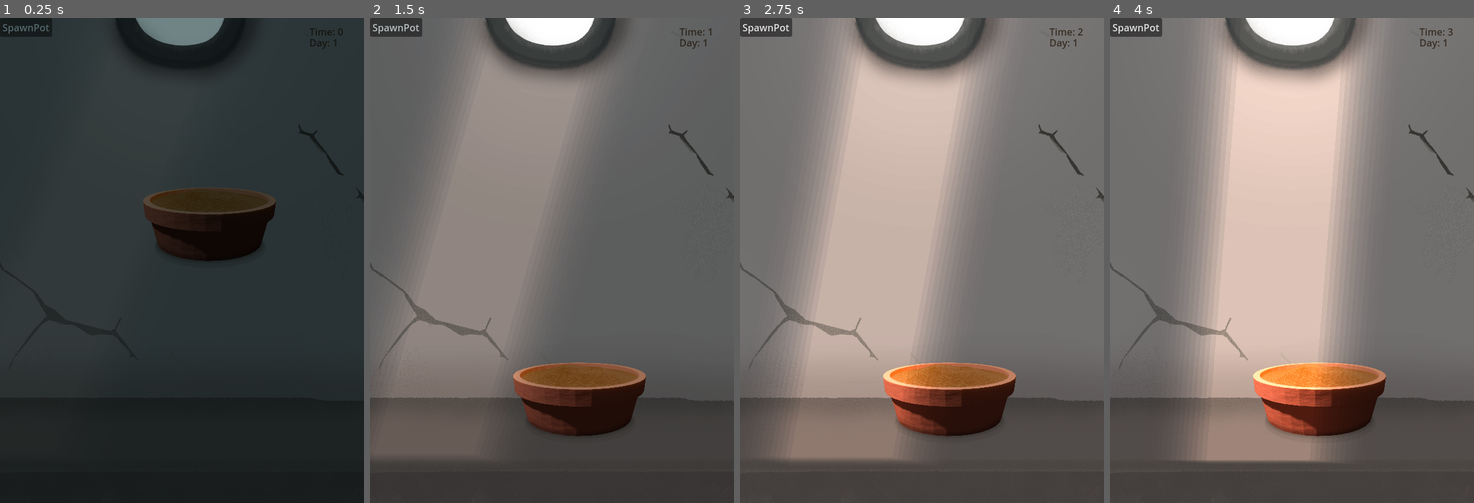
Above: before the commit, frames 1-4 (left to right).
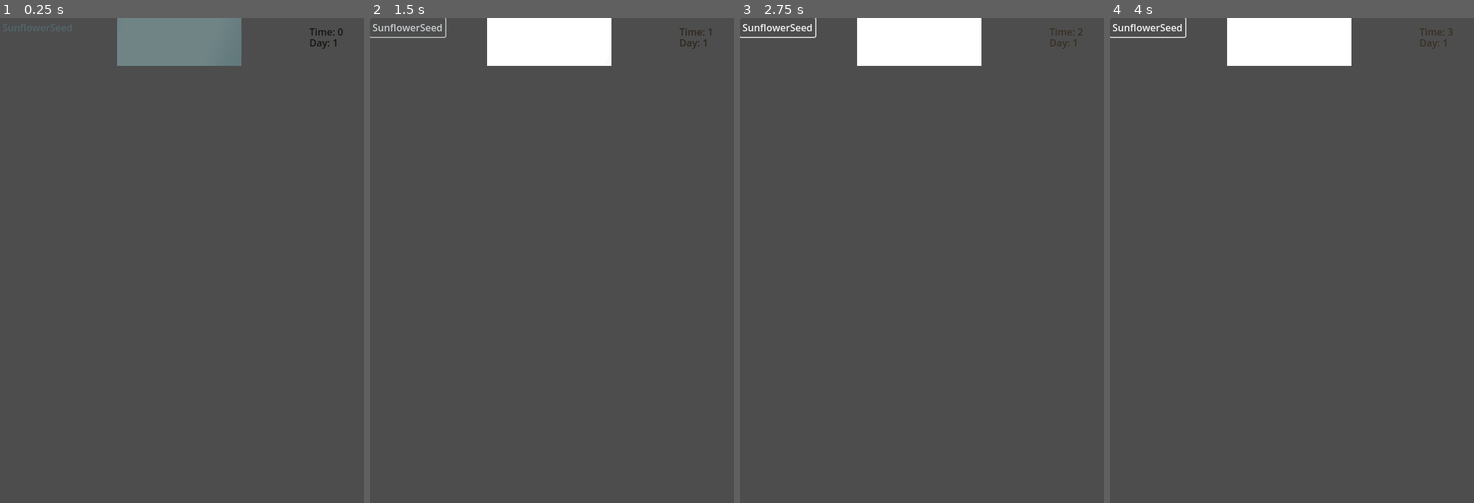
Above: after the commit, the same moments.

Repository: acropolis914/Flower-Rack
Game: Godot game, scene res://Scripts/Main.tscn
Same seed, same stepped clock (60 frames per second), same inputs: the game is played once before the commit and once after it.
Inputs (mouse positions are in pixels of both pictures, inside the frame that each line leads up to):
- Up to frame 1 (0.25 s): no input
- Up to frame 2 (1.5 s): click (395, 27) at 0.5 s, where only the run before the commit has a clickable "SpawnPot"; click (406, 27) at 1.25 s, where only the run after the commit has a clickable "SunflowerSeed"
- Up to frame 3 (2.75 s): click (765, 27) at 2 s, where only the run before the commit has a clickable "SpawnPot"
- Up to frame 4 (4 s): click (1146, 27) at 2.75 s, where only the run after the commit has a clickable "SunflowerSeed"; click (1135, 27) at 3.5 s, where only the run before the commit has a clickable "SpawnPot"

The runs differ from the first frame. In frame 1, 96% of the frame differs, in the area x 0-100%, y 0-100%; in frame 2, 48%; in frame 3, 82%; in frame 4, 80%.
Error after the commit: Parse Error: Could not find type "Plant" in the current scope. (res://Scripts/Pot.gd:83)

Commit message:
added class plant bit misleading I have forgotten what I am doing and I didnt commit mych now I'm fucked

Diff:
--- a/Scripts/Main.gd
+++ b/Scripts/Main.gd
@@ -1,7 +1,7 @@
 extends Node2D
 
 var screen_size
-var day_counter= 1
+var day_counter = 0
 var daytime = true
 var day_length = 10
 var night_length = 15
@@ -10,15 +10,22 @@
 
 var time = 0
 
+@export var seed_button: PackedScene
 @export var pot : PackedScene
 
 func _ready():
 	screen_size = get_viewport_rect().size
 	$DayTimer.set_wait_time(day_length)
 	$DayTimer.start()
+
 	var pot_instance = pot.instantiate()
-	pot_instance.position= Vector2(randi_range(0,screen_size.x),randi_range(0,screen_size.y))
+	pot_instance.position= Vector2(randi_range(0,screen_size.x),randi_range(0,screen_size.y-70))
 	add_child(pot_instance)
+
+	var pot_instance2 = pot.instantiate()
+	pot_instance2.position= Vector2(randi_range(0,screen_size.x),randi_range(0,screen_size.y-70))
+	add_child(pot_instance2)
+
 	var tween = create_tween()
 	tween.tween_property($NightFilter, "color", Color.WHITE, 2)
 	$WindowLight.color = Color.html("ffffff")
@@ -39,11 +46,11 @@
 	$TimeLabel.show()
 
 
-
 func _on_button_pressed():
 	var pot_instance = pot.instantiate()
 	pot_instance.position= Vector2(randi_range(0,screen_size.x),randi_range(0,screen_size.y))
 	add_child(pot_instance)
+
 
 
 func _on_day_timer_timeout():
@@ -71,3 +78,16 @@
 	tween.tween_property($NightFilter, "color", Color.WHITE, 2)
 	var tween_window = create_tween()
 	tween_window.tween_property($WindowLight, "color", Color.html("#ffffff"), 3)
+
+
+
+
+func _on_tabletop_body_entered(body):
+	if body.has_method("drop"):
+		body.drop()
+
+
+func _on_sunflower_pressed():
+	var seed_instance = seed_button.instantiate()
+	seed_instance.position= get_global_mouse_position()
+	add_child(seed_instance)
--- a/Scripts/Main.tscn
+++ b/Scripts/Main.tscn
@@ -1,32 +1,39 @@
-[gd_scene load_steps=7 format=3 uid="uid://ulhcjrecw6cu"]
+[gd_scene load_steps=9 format=3 uid="uid://ulhcjrecw6cu"]
 
 [ext_resource type="Script" path="res://Scripts/Main.gd" id="1_vnitf"]
 [ext_resource type="PackedScene" uid="uid://jwiagnrnjrmf" path="res://Scripts/Pot.tscn" id="2_fgks8"]
+[ext_resource type="PackedScene" uid="uid://bscxirsleadin" path="res://Scripts/Seed.tscn" id="2_g2wa7"]
 [ext_resource type="Texture2D" uid="uid://bhjfr04joavhk" path="res://Images/Background.png" id="3_qjw5m"]
-
-[sub_resource type="PhysicsMaterial" id="PhysicsMaterial_75il7"]
+[ext_resource type="AudioStream" uid="uid://73v5lrku1455" path="res://Audio/Audio_Always_Loaded.069.ogg" id="4_ho067"]
+[ext_resource type="Texture2D" uid="uid://cmo7whkcta5l5" path="res://Images/background2.png" id="5_5cnwm"]
 
 [sub_resource type="RectangleShape2D" id="RectangleShape2D_y6li4"]
-size = Vector2(1301, 113)
+size = Vector2(1301, 10)
 
 [sub_resource type="OccluderPolygon2D" id="OccluderPolygon2D_6ws5m"]
 polygon = PackedVector2Array(-73, 0, -73, -20, -298, -21, -300, 3, -251.936, 2.36481)
 
 [node name="Main" type="Node2D"]
 script = ExtResource("1_vnitf")
+seed_button = ExtResource("2_g2wa7")
 pot = ExtResource("2_fgks8")
 
-[node name="Button" type="Button" parent="."]
-z_index = 3
-offset_right = 8.0
-offset_bottom = 8.0
-text = "SpawnPot"
+[node name="tabletop" type="Area2D" parent="."]
+
+[node name="CollisionShape2D" type="CollisionShape2D" parent="tabletop"]
+position = Vector2(300, 701)
+shape = SubResource("RectangleShape2D_y6li4")
 
 [node name="Table2" type="StaticBody2D" parent="."]
-physics_material_override = SubResource("PhysicsMaterial_75il7")
+position = Vector2(0, -10)
 
-[node name="CollisionShape2D" type="CollisionShape2D" parent="Table2"]
-position = Vector2(306, 744.5)
+[node name="Table" type="LightOccluder2D" parent="Table2"]
+position = Vector2(1285, 745)
+scale = Vector2(5.145, 0.58)
+occluder = SubResource("OccluderPolygon2D_6ws5m")
+
+[node name="CollisionShape2D2" type="CollisionShape2D" parent="Table2"]
+position = Vector2(306, 740)
 shape = SubResource("RectangleShape2D_y6li4")
 
 [node name="DayTimer" type="Timer" parent="."]
@@ -42,11 +49,21 @@
 wait_time = 30.0
 one_shot = true
 
-[node name="TextureRect" type="TextureRect" parent="."]
+[node name="TextureRect_old" type="TextureRect" parent="."]
+visible = false
 z_index = -1
 offset_right = 40.0
 offset_bottom = 40.0
 texture = ExtResource("3_qjw5m")
+
+[node name="TextureRect" type="TextureRect" parent="."]
+z_index = -1
+offset_left = -1.0
+offset_top = -173.0
+offset_right = 1880.0
+offset_bottom = 1036.0
+texture = ExtResource("5_5cnwm")
+stretch_mode = 4
 
 [node name="Light" type="DirectionalLight2D" parent="."]
 position = Vector2(300, 0)
@@ -92,11 +109,17 @@
 offset_bottom = 79.0
 color = Color(0.152941, 0.192157, 0.321569, 1)
 
-[node name="Table" type="LightOccluder2D" parent="."]
-position = Vector2(1285, 745)
-scale = Vector2(5.145, 0.58)
-occluder = SubResource("OccluderPolygon2D_6ws5m")
+[node name="pot_drop" type="AudioStreamPlayer" parent="."]
+stream = ExtResource("4_ho067")
 
-[connection signal="pressed" from="Button" to="." method="_on_button_pressed"]
+[node name="Sunflower" type="Button" parent="."]
+z_index = 1
+offset_right = 8.0
+offset_bottom = 8.0
+text = "SunflowerSeed"
+flat = true
+
+[connection signal="body_entered" from="tabletop" to="." method="_on_tabletop_body_entered"]
 [connection signal="timeout" from="DayTimer" to="." method="_on_day_timer_timeout"]
 [connection signal="timeout" from="NightTimer" to="." method="_on_night_timer_timeout"]
+[connection signal="pressed" from="Sunflower" to="." method="_on_sunflower_pressed"]
--- a/Scripts/Pot.gd
+++ b/Scripts/Pot.gd
@@ -1,56 +1,84 @@
 extends RigidBody2D
 
 var screen_size
-var on_area
-var held = false
+var on_area : bool
+var held : bool = false
 var mouse_pressed = false
-var left_click_count= 0
 var mouse_offset
+var has_seed : bool = false
 #const SPRING_CONSTANT := 100.0
 #func _physics_process(delta):
 	#if Input.is_action_pressed("mouse"):
 		#apply_central_impulse(SPRING_CONSTANT * get_local_mouse_position() * delta)
-@export var seed : PackedScene
 
 func _ready():
 	$pot_picked.visible = false
 	screen_size= get_viewport_rect().size
 
+var previous_velocity = 0
+var previous_wiggle = 0.0
 func _process(delta):
-	if Input.is_action_just_pressed("mouse_left"):
-		if not on_area:
-			return
+	var velocity = Input.get_last_mouse_velocity()
+	var wiggle = deg_to_rad(velocity.y - previous_velocity/800)*delta
+	#print(wiggle)
+	previous_velocity = velocity.y
+	if on_area && Input.is_action_just_pressed("mouse_left"):
+		if held:
+			held =false
+			$CollisionShape2D.disabled=false
+			$pot_picked.visible = false
+			$TextureRect.visible = true
 		else:
-			if held:
-				held =false
-				$CollisionShape2D.disabled=false
-				$pot_picked.visible = false
-				$TextureRect.visible = true
-			else:
-				held = true
-				mouse_offset = global_transform.origin - get_global_mouse_position()
-				$CollisionShape2D.disabled=true
-				$pot_picked.visible = true
-				$TextureRect.visible = false
-				$pot_picked2.play()
+			held = true
+			mouse_offset = global_transform.origin - get_global_mouse_position()
+			$CollisionShape2D.disabled=true
+			$pot_picked.visible = false #tmp
+			$TextureRect.visible = true #temp
+			$pot_picked2.play()
 	if Input.is_action_just_pressed("mouse_right"):
 		$CollisionShape2D.disabled=false
 		$pot_picked.visible = false
 		$TextureRect.visible = true
 		held = false
+
 	if held:
-		global_transform.origin = get_global_mouse_position() + mouse_offset
+		var new_position = get_global_mouse_position() + mouse_offset
+		new_position = new_position.clamp(Vector2.ZERO, screen_size)
+		global_transform.origin = new_position
+		rotation = lerp(0.0,wiggle,.5)
+		previous_wiggle = wiggle
 
+func _physics_process(_delta):
+	pass
 
-
-func _physics_process(delta):
-	pass
+func drop():
+	$pot_dropped.play()
 
 func _on_mouse_entered():
 	on_area = true
 	$TextureRect.set_modulate("#cdcdcd")
 
-
-func _on_texture_rect_mouse_exited():
+func _on_mouse_exited():
 	$TextureRect.set_modulate("#ffffff")
 	on_area = false
+
+func _on_body_entered(body):
+	if body is Seed && has_seed:
+		print("🪴Pot already has seed")
+		return
+	if body is Seed && !body.held:
+		catch_seed(body.plant_seed)
+		has_seed = true
+		body.absorb()
+		$absorb_particles.emitting = true
+		print($absorb_particles.emitting)
+
+
+	#var plant_type = body.plant_type # Assuming the seed has a property indicating its plant type
+	#var plant_scene_path = plant_scenes[plant_type]
+	#var plant_scene = load(plant_scene_path)
+	#var plant_instance = plant_scene.instance()
+	#add_child(plant_instance)
+
+func catch_seed(plant_seed:Plant):
+	print("Picked up " + plant_seed.plant_name)
--- a/Scripts/Pot.tscn
+++ b/Scripts/Pot.tscn
@@ -1,22 +1,37 @@
-[gd_scene load_steps=7 format=3 uid="uid://jwiagnrnjrmf"]
+[gd_scene load_steps=11 format=3 uid="uid://jwiagnrnjrmf"]
 
 [ext_resource type="Script" path="res://Scripts/Pot.gd" id="1_btvh5"]
 [ext_resource type="Texture2D" uid="uid://ddtgcn4y4dly5" path="res://Images/paso.png" id="1_toblf"]
+[ext_resource type="Texture2D" uid="uid://cxncv8865f6ol" path="res://Images/paso_new.png" id="3_fe86j"]
 [ext_resource type="Texture2D" uid="uid://dbxefmoy2tn11" path="res://Images/paso_carried.png" id="3_rfhgt"]
-[ext_resource type="AudioStream" uid="uid://32uq7jl5q1k4" path="res://Audio/Audio_Always_Loaded.030.ogg" id="4_ma4ak"]
+[ext_resource type="AudioStream" uid="uid://cy03peeb15335" path="res://Audio/Audio_Always_Loaded.073.ogg" id="4_svcu3"]
+[ext_resource type="AudioStream" uid="uid://73v5lrku1455" path="res://Audio/Audio_Always_Loaded.069.ogg" id="5_pcn2r"]
 
-[sub_resource type="CapsuleShape2D" id="CapsuleShape2D_fhj78"]
-radius = 37.0
-height = 136.0
+[sub_resource type="RectangleShape2D" id="RectangleShape2D_cpeu6"]
+size = Vector2(86, 162)
 
-[sub_resource type="OccluderPolygon2D" id="OccluderPolygon2D_gtfcl"]
+[sub_resource type="OccluderPolygon2D" id="OccluderPolygon2D_bps56"]
+polygon = PackedVector2Array(-100, -99, -94, -99, -88, -96, -64, -92, -29, -88, 20, -85, 77, -90, 92, -94, 103, -99, 109, -81, 100, -76, 86, -34, -86, -40, -93, -75, -102, -83)
 
-[node name="Pot" type="RigidBody2D" groups=["pickable"]]
+[sub_resource type="Gradient" id="Gradient_2ejo6"]
+colors = PackedColorArray(1, 0.783, 0.07, 1, 1, 0.886432, 0.716935, 1)
+
+[sub_resource type="GradientTexture2D" id="GradientTexture2D_y27tg"]
+gradient = SubResource("Gradient_2ejo6")
+width = 2
+height = 2
+fill_from = Vector2(0, 1)
+fill_to = Vector2(0, 0)
+
+[node name="Pot" type="RigidBody2D" groups=["Pot", "pickable"]]
 input_pickable = true
 mass = 24.04
+max_contacts_reported = 1
+contact_monitor = true
 script = ExtResource("1_btvh5")
 
-[node name="TextureRect" type="TextureRect" parent="."]
+[node name="TextureRect_old" type="TextureRect" parent="."]
+visible = false
 modulate = Color(0.803922, 0.803922, 0.752941, 1)
 offset_left = -150.0
 offset_top = -83.0
@@ -27,32 +42,73 @@
 expand_mode = 3
 stretch_mode = 4
 
+[node name="TextureRect" type="TextureRect" parent="."]
+modulate = Color(0.803922, 0.803922, 0.752941, 1)
+y_sort_enabled = true
+offset_left = -81.0
+offset_top = -237.0
+offset_right = 227.0
+offset_bottom = -64.0
+scale = Vector2(2, 2)
+mouse_default_cursor_shape = 7
+texture = ExtResource("3_fe86j")
+expand_mode = 3
+stretch_mode = 4
+
 [node name="pot_picked" type="TextureRect" parent="."]
+visible = false
 modulate = Color(0.803922, 0.803922, 0.752941, 1)
-offset_left = -150.0
+offset_left = -160.0
 offset_top = -83.0
-offset_right = 158.0
+offset_right = 148.0
 offset_bottom = 90.0
+scale = Vector2(1.05, 1.05)
 mouse_default_cursor_shape = 7
 texture = ExtResource("3_rfhgt")
 expand_mode = 3
 stretch_mode = 4
 
 [node name="CollisionShape2D" type="CollisionShape2D" parent="."]
-position = Vector2(0, 34)
+position = Vector2(6.99998, 22)
 rotation = 1.5708
-shape = SubResource("CapsuleShape2D_fhj78")
+shape = SubResource("RectangleShape2D_cpeu6")
 
 [node name="hold_timer" type="Timer" parent="."]
 wait_time = 500.0
 
 [node name="LightOccluder2D" type="LightOccluder2D" parent="."]
-position = Vector2(0, 82)
-occluder = SubResource("OccluderPolygon2D_gtfcl")
+position = Vector2(3, 83)
+scale = Vector2(0.76, 1)
+occluder = SubResource("OccluderPolygon2D_bps56")
 
 [node name="pot_picked2" type="AudioStreamPlayer" parent="."]
-stream = ExtResource("4_ma4ak")
+stream = ExtResource("4_svcu3")
 
+[node name="pot_dropped" type="AudioStreamPlayer" parent="."]
+stream = ExtResource("5_pcn2r")
+
+[node name="plant_position" type="Marker2D" parent="."]
+position = Vector2(0, -32)
+
+[node name="absorb_particles" type="CPUParticles2D" parent="."]
+z_index = 1
+position = Vector2(4, -31)
+emitting = false
+amount = 40
+lifetime = 0.75
+one_shot = true
+randomness = 0.09
+texture = SubResource("GradientTexture2D_y27tg")
+emission_shape = 1
+emission_sphere_radius = 20.0
+direction = Vector2(0, -1)
+spread = 70.0
+gravity = Vector2(0, -100)
+initial_velocity_max = 83.34
+
+[connection signal="body_entered" from="." to="." method="_on_body_entered"]
 [connection signal="mouse_entered" from="." to="." method="_on_mouse_entered"]
+[connection signal="mouse_exited" from="." to="." method="_on_mouse_exited"]
+[connection signal="mouse_exited" from="TextureRect_old" to="." method="_on_texture_rect_mouse_exited"]
 [connection signal="mouse_exited" from="TextureRect" to="." method="_on_texture_rect_mouse_exited"]
 [connection signal="mouse_exited" from="pot_picked" to="." method="_on_texture_rect_mouse_exited"]
--- a/project.godot
+++ b/project.godot
@@ -22,6 +22,10 @@
 window/stretch/mode="canvas_items"
 window/handheld/orientation=1
 
+[editor_plugins]
+
+enabled=PackedStringArray("res://addons/script-ide/plugin.cfg")
+
 [input]
 
 mouse_left={
@@ -37,5 +41,6 @@
 
 [rendering]
 
+textures/canvas_textures/default_texture_filter=0
 renderer/rendering_method="gl_compatibility"
 renderer/rendering_method.mobile="gl_compatibility"
--- a/seed.gd
+++ /dev/null
@@ -1,3 +0,0 @@
-extends Node2D
-
-const
--- a/seed.tscn
+++ /dev/null
@@ -1,6 +0,0 @@
-[gd_scene load_steps=2 format=3 uid="uid://bscxirsleadin"]
-
-[ext_resource type="Script" path="res://seed.gd" id="1_y3k8y"]
-
-[node name="Seed" type="Node2D"]
-script = ExtResource("1_y3k8y")
Not shown, removed: Scripts/Mai7089.tmp
Not shown, removed: Scripts/Mai9B29.tmp
Not shown, removed: Scripts/Pot5CAE.tmp
Not shown, removed: Scripts/Pot64A8.tmp
Not shown, removed: Scripts/Pot75A4.tmp
